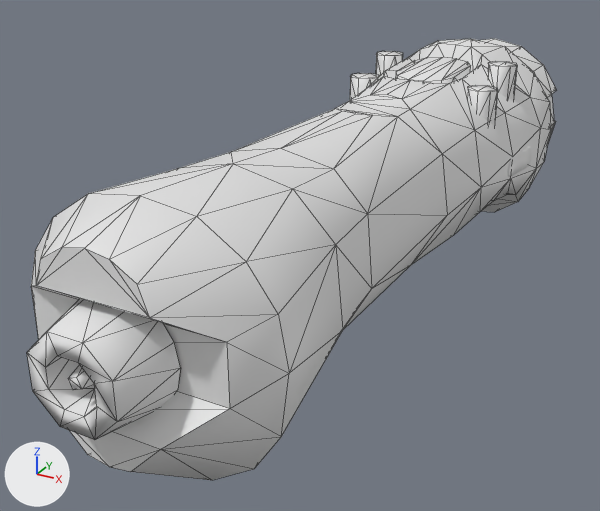
Two versions of the FBX model Unity_Project/Assets/Models/Unit/Player/MechMove.fbx, one commit apart.
Rendered twice from a 50 mm lens placed at (0.0658, -0.1402, 0.0569), pointed at (-0.0126, 0.0024, -0.0144). Arrows for +X, +Y and +Z are at lower left; the lights stay in place. Mesh edges are drawn as thin lines on the coarser meshes. Materials are left out; every surface is plain grey. Where no turn or scale is listed for an object, it has been applied to the vertices.

The scene before the commit, as lines of its bpy script (objects in view):
```python
me_mesh = bpy.data.meshes.new('Mesh')
me_mesh.from_pydata(...)  # 210 vertices, 400 faces; spans x -0.022..0.022, y -0.078..0.078, z -0.023..0.023
me_mesh.materials.append(mat_lambert1)
me_mesh_001 = bpy.data.meshes.new('Mesh.001')
me_mesh_001.from_pydata(...)  # 24 vertices, 34 faces; spans x -0.0069..0.0069, y -0.0112..0.0112, z -0.0039..0.0039
me_mesh_001.materials.append(mat_lambert1)
me_mesh_009 = bpy.data.meshes.new('Mesh.009')
me_mesh_009.from_pydata(...)  # 137 vertices, 236 faces; spans x -0.0199..0.0199, y -0.0161..0.0161, z -0.0199..0.0199
me_mesh_009.materials.append(mat_lambert1)
ob_button_ps = bpy.data.objects.new('Button_PS', me_mesh_001)
ob_button_ps.location = (0.0, 0.0431, 0.0163)
ob_mechmove = bpy.data.objects.new('MechMove', me_mesh)
ob_mechmove.location = (0.0, 0.0, 0.0)
ob_mechmove_head01 = bpy.data.objects.new('MechMove_Head01', me_mesh_009)
ob_mechmove_head01.location = (0.0, 0.0943, -0.0002)
# also in view: 'Button_Triangle' at (0.014, 0.0499, 0.0161); 'Button_Circle' at (0.014, 0.0357, 0.0132)
```
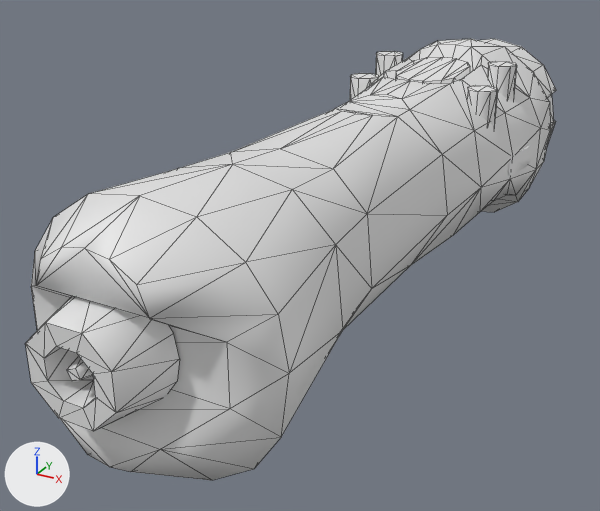
What differs and where, as boxes [x1, y1, x2, y2] in the pictures (600 x 511 px; the box of a moved part takes in the faces that stretch with it):
'MechMove', reshaped: before [27, 39, 551, 480]; after [25, 39, 550, 480]
part 1 of me_mesh, moved or reshaped: before [27, 299, 180, 440]; after [25, 297, 180, 431]

Edits to the bpy script that builds the scene:
```text
Change me_mesh:
    where me_mesh.from_pydata(...)  # 210 vertices, 400 faces; spans x -0.022..0.022, y -0.078..0.078, z -0.023..0.023
    used by ob_mechmove; location = (0.0, 0.0, 0.0)
    me_mesh part 1: the loose piece of 42 vertices spanning x -0.009..0.009, y -0.078..-0.068, z -0.006..0.01 is moved by (0.0, 0.0, 0.001)
```
